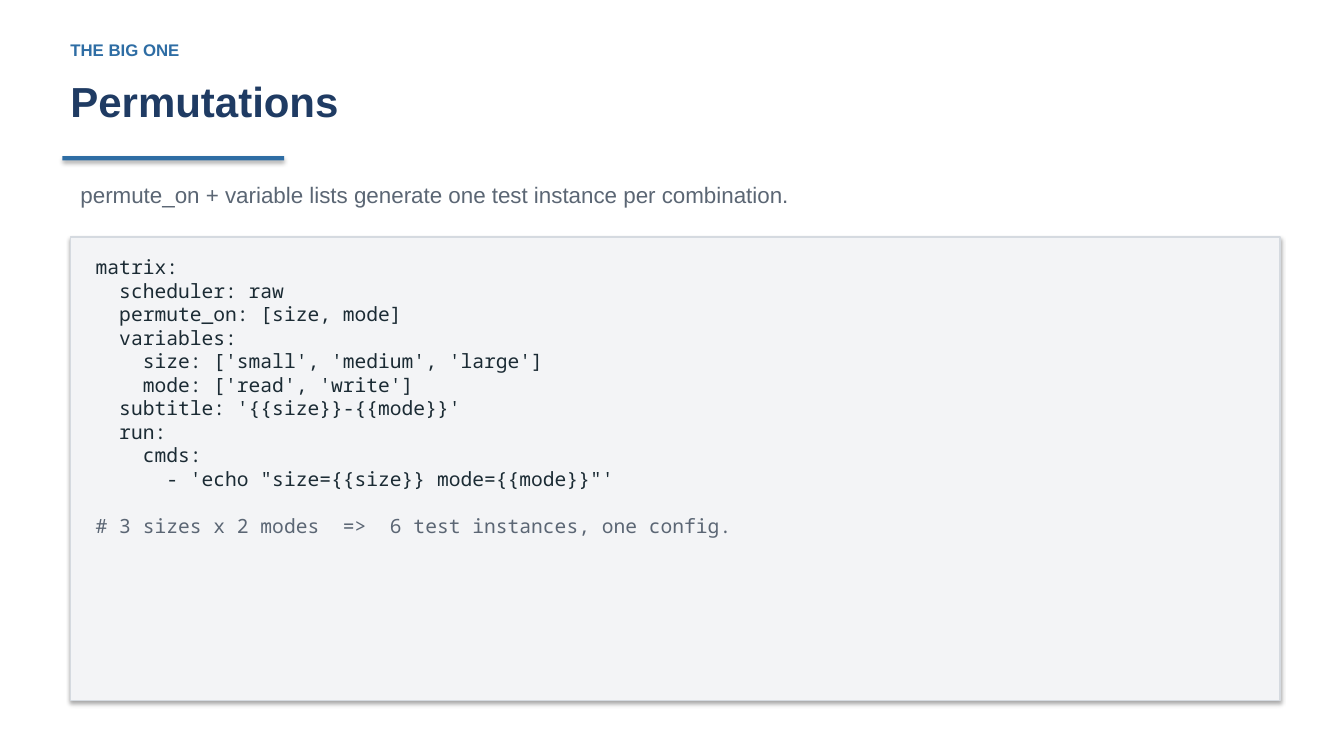
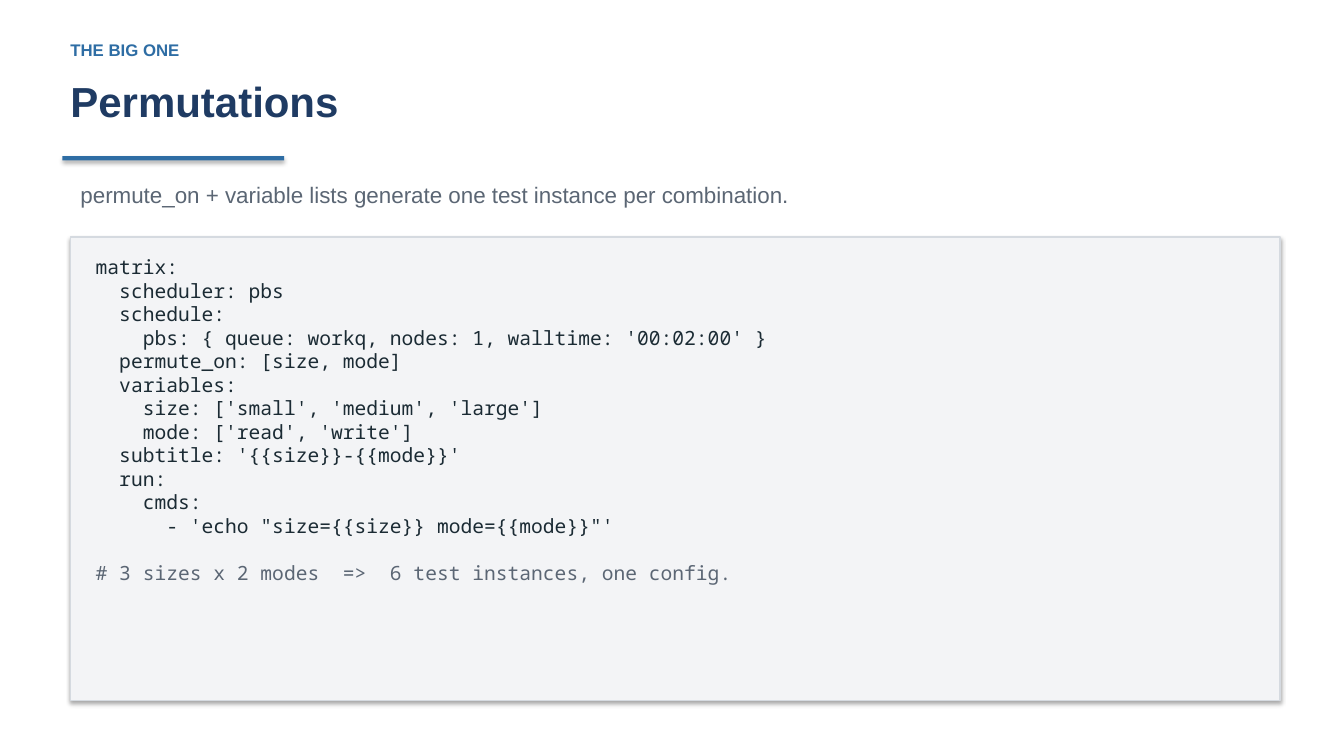
Before and after one commit to curtisecombsjr/pavilion-workshop, a slide deck: slide 21 of pavilion-workshop.pptx (slide 19 before the commit). Drawn at 1344x756 pixels with LibreOffice and Linux fonts; fonts in the diff are those of the drawing. Boxes give left, top, right and bottom in pixels: in the first picture for what was removed or moved away, otherwise in the second. Text is boxed around its words. In the diff, an @@ line names an element or a change of style, - is before the commit and + after.

```diff
--- a/pavilion-workshop.pptx
+++ b/pavilion-workshop.pptx
@@ text in rectangle at bbox=[119, 283, 743, 350]: text changed @@
-scheduler: raw
+scheduler: pbs
+schedule:
+pbs: { queue: workq, nodes: 1, walltime: '00:02:00' }
```
Also in this commit, not shown: 17 other slides changed, 7 slides added, 19 other files.
